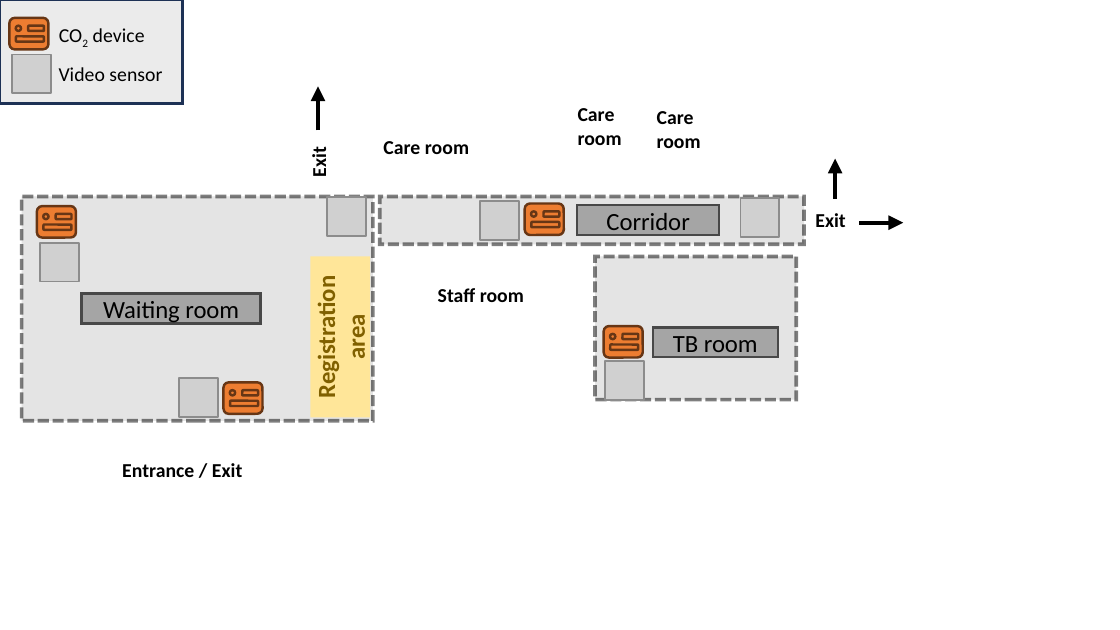
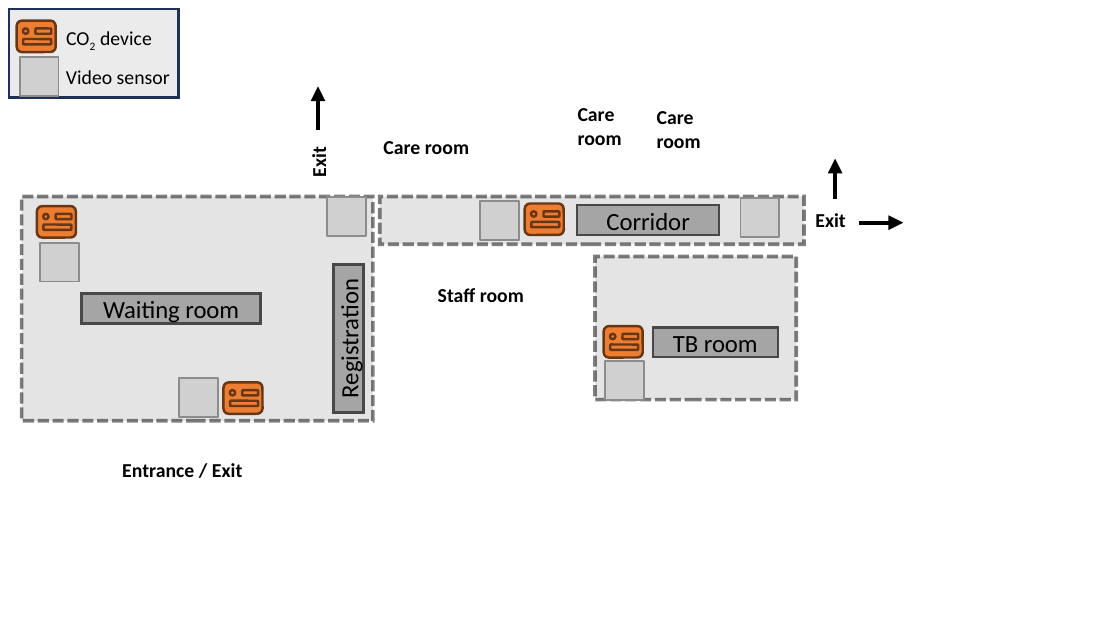
Before and after one commit to nbanho/clinic-transmission, a slide deck: slide 1 of doc/clinic-schematic-annotated-view.pptx. Drawn at 1120x630 pixels with LibreOffice and Linux fonts; fonts in the diff are those of the drawing; grey boxes stand for pictures; background and template pictures are left out. Boxes give left, top, right and bottom in pixels: in the first picture for what was removed or moved away, otherwise in the second. Text is boxed around its words. In the diff, an @@ line names an element or a change of style, - is before the commit and + after.

```diff
--- a/doc/clinic-schematic-annotated-view.pptx
+++ b/doc/clinic-schematic-annotated-view.pptx
@@ rectangle: place and size @@
-rectangle at box(0, 0, 183, 103)
+rectangle at box(9, 9, 178, 98)
@@ rounded rectangle: place and size @@
-rounded rectangle at box(28, 25, 44, 30)
+rounded rectangle at box(36, 28, 52, 34)
@@ picture: place and size @@
-picture at box(12, 55, 52, 94)
+picture at box(20, 57, 59, 96)
@@ 2 texts, 2 rounded rectangles, 1 ellipse: place and size @@
-2 texts, 2 rounded rectangles, 1 ellipse at box(9, 18, 162, 81)
+2 texts, 2 rounded rectangles, 1 ellipse at box(16, 21, 170, 84)
@@ rectangle "Registration": place and size @@
-rectangle "Registration" at box(310, 257, 371, 419)
+rectangle "Registration" at box(332, 265, 363, 412)
@@ rectangle "Registration" at box(332, 265, 363, 412): vertical alignment top to middle; fill #FFE699 to #A5A5A5; outline none to #484848 1 pt @@
@@ text in rectangle at box(335, 290, 365, 395): text changed; text colour #806000 to #000000; bold off @@
-Registration area
+Registration
```
Also in this commit, not shown: 14 other files.
